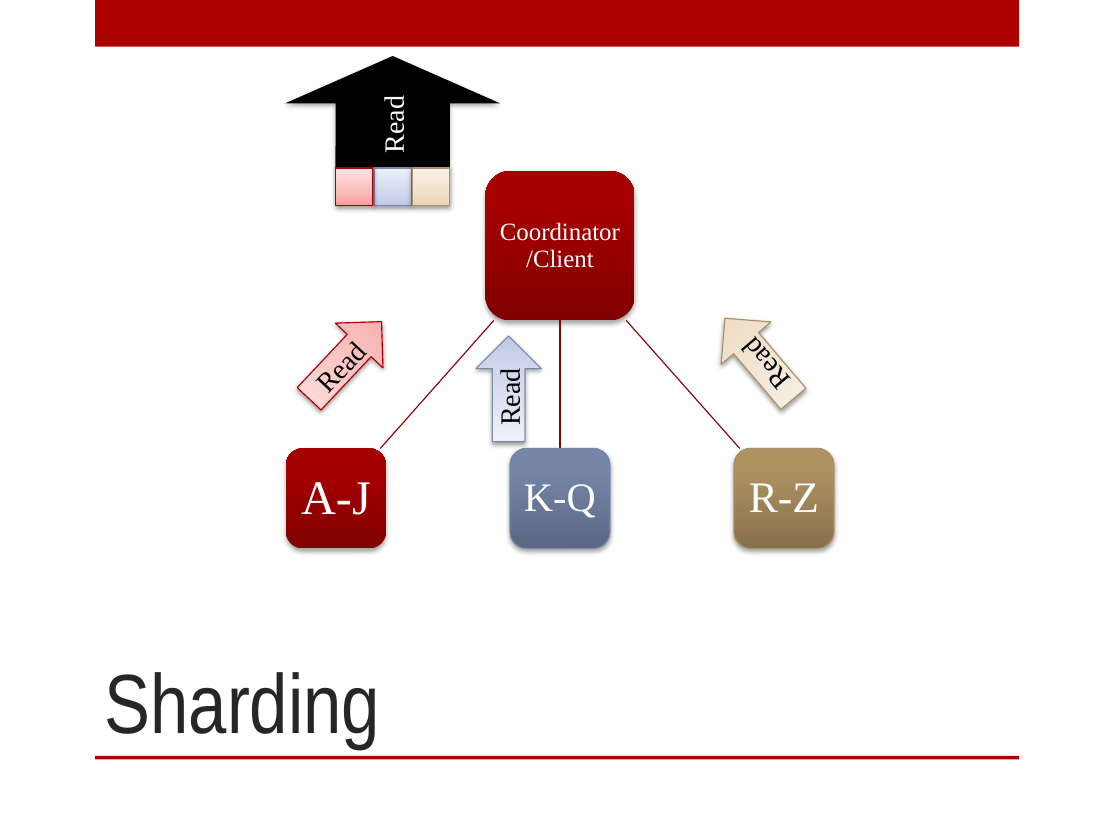
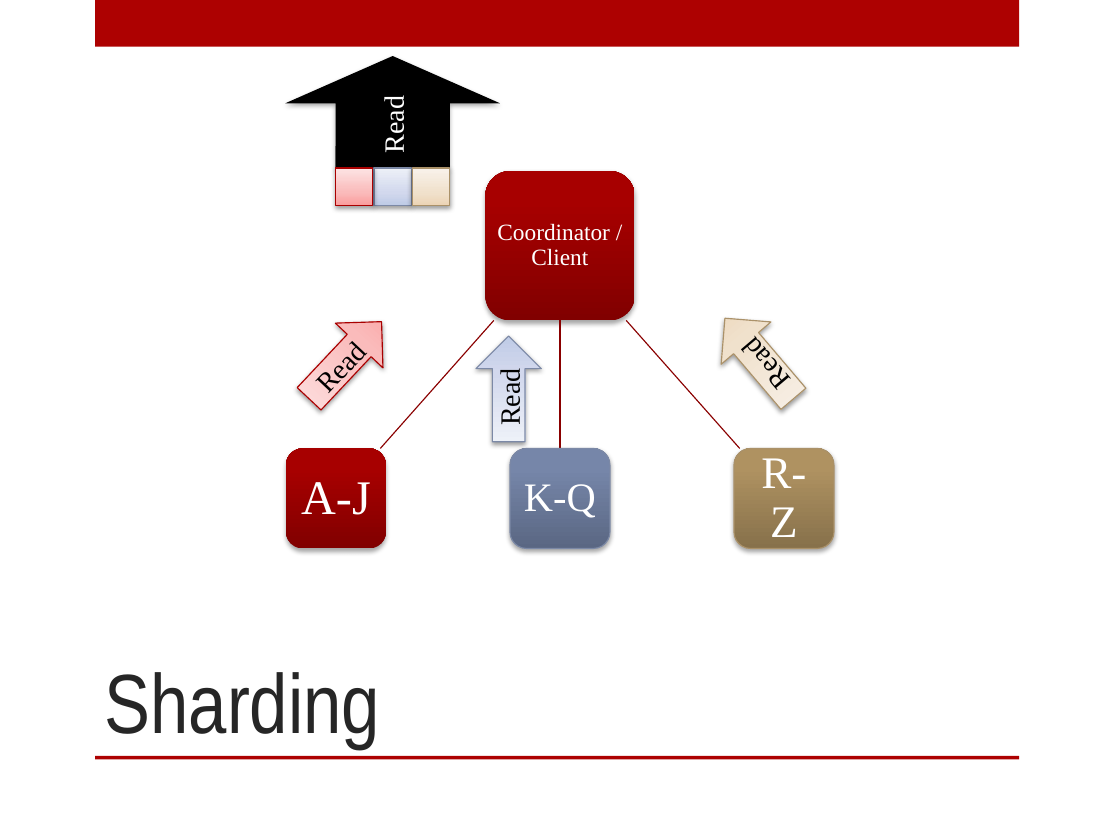
Before and after one commit to digitalBush/nosql-smackdown-talk, a slide deck: slide 28 of nosql-smackdown.pptx (slide 29 before the commit). Drawn at 1120x840 pixels with LibreOffice and Linux fonts; fonts in the diff are those of the drawing. Boxes give left, top, right and bottom in pixels: in the first picture for what was removed or moved away, otherwise in the second. Text is boxed around its words. In the diff, an @@ line names an element or a change of style, - is before the commit and + after.

```diff
--- a/nosql-smackdown.pptx
+++ b/nosql-smackdown.pptx
@@ text "Coordinator /Client" at (497,223,610,266): size 16 to 15 pt @@
@@ text "R-Z" at (761,458,806,537): size 28 to 29 pt @@
```
Also in this commit, not shown: 5 other slides changed, 5 slides added, 4 slides removed.
